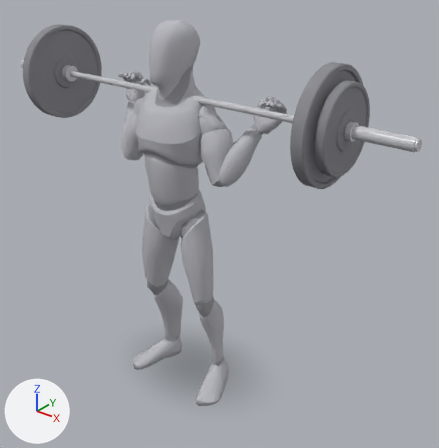
The glTF model app/src/main/assets/mannequins/back_squat_high_bar.glb as it was, and as the next commit left it.
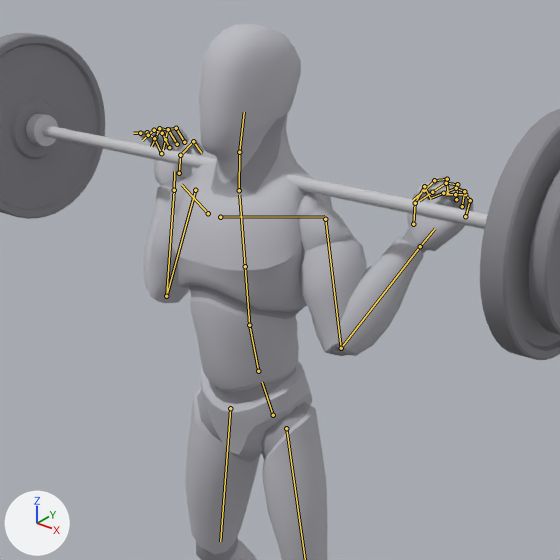
Each version appears first whole from a 50 mm camera at (1.77, -2.0, 2.15) aimed at (0.12, 0.07, 0.87), and next in a close-up on the part from 11% to 75% of the width and 2% to 65% of the height. The lights are fixed; the arrows at lower left show +X, +Y and +Z. The last two pictures show the newer version. Both versions are drawn at frame 0 of the action 'lowering'; the numbers are the values there. The bones that change, and the others that lie on the model, are drawn over the model as lines in the close-ups.

Names of what the first close-up shows: 'barbell_0', 'barbell_1', 'barbell_10', 'barbell_11', 'barbell_4', 'body', 'body_1'.
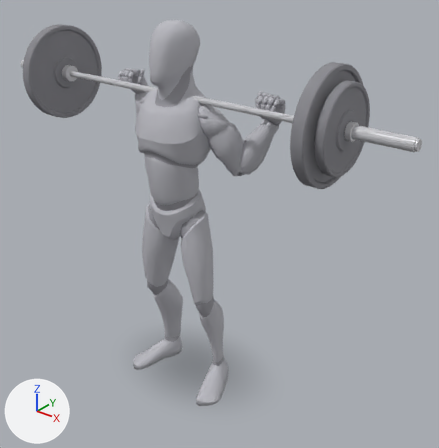
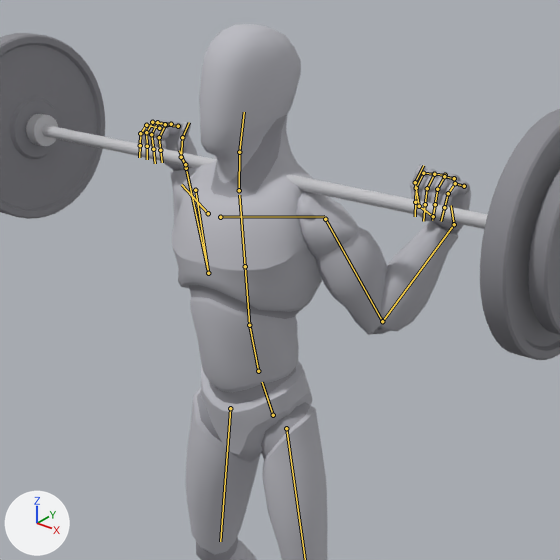
Changed parts and their boxes (x1, y1, x2, y2) in the close-ups (560 x 560 px):
'body', posed
    before: (139, 24, 474, 560)
    after: (138, 24, 471, 560)
'body_1', posed
    before: (150, 115, 473, 560)
    after: (139, 115, 470, 560)
bone 'upperarm_l', root to tip
    before: (325, 219) to (341, 348)
    after: (325, 219) to (382, 321)
bone 'lowerarm_l', root to tip
    before: (341, 348) to (420, 246)
    after: (382, 321) to (454, 224)
bone 'hand_l', root to tip
    before: (420, 246) to (435, 228)
    after: (454, 224) to (451, 205)
bone 'pinky_01_l', root to tip
    before: (465, 216) to (470, 200)
    after: (464, 186) to (455, 183)
bone 'pinky_02_l', root to tip
    before: (470, 200) to (465, 194)
    after: (455, 183) to (448, 193)
bone 'ring_02_l', root to tip
    before: (464, 191) to (456, 188)
    after: (444, 176) to (437, 189)
bone 'ring_03_l', root to tip
    before: (456, 188) to (443, 193)
    after: (437, 189) to (435, 204)
bone 'thumb_02_l', root to tip
    before: (415, 203) to (424, 186)
    after: (419, 206) to (415, 182)
bone 'thumb_03_l', root to tip
    before: (424, 186) to (430, 199)
    after: (415, 182) to (423, 165)
bone 'upperarm_r', root to tip
    before: (195, 190) to (166, 296)
    after: (195, 190) to (208, 273)
bone 'lowerarm_r', root to tip
    before: (166, 296) to (174, 190)
    after: (208, 273) to (186, 168)
bone 'hand_r', root to tip
    before: (174, 190) to (174, 171)
    after: (186, 168) to (179, 150)
bone 'pinky_01_r', root to tip
    before: (161, 153) to (154, 138)
    after: (159, 128) to (146, 125)
bone 'pinky_02_r', root to tip
    before: (154, 138) to (147, 132)
    after: (146, 125) to (140, 133)
bone 'ring_02_r', root to tip
    before: (162, 133) to (154, 130)
    after: (152, 122) to (146, 132)
bone 'ring_03_r', root to tip
    before: (154, 130) to (148, 135)
    after: (146, 132) to (147, 146)
bone 'thumb_02_r', root to tip
    before: (180, 155) to (193, 141)
    after: (181, 157) to (182, 137)
bone 'thumb_03_r', root to tip
    before: (193, 141) to (201, 153)
    after: (182, 137) to (189, 122)

What the commit changed:
Bone 'upperarm_l' (bone_upperarm_l) turns from (-22, -128, -56) to (28, -128, -96) degrees about its own x, y and z.
Bone 'lowerarm_l' (bone_lowerarm_l) turns from (128, 23, -27) to (110, 20, -43) degrees about its own x, y and z.
Bone 'hand_l' (bone_hand_l) turns from (-1, 0, 0) to (22, 17, -34) degrees about its own x, y and z.
Bone 'pinky_01_l' (bone_pinky_01_l) turns from (40, 0, 0) to (51, 0, 0) degrees about its own x, y and z.
Bone 'pinky_02_l' (bone_pinky_02_l) turns from (43, 0, 0) to (55, 0, 0) degrees about its own x, y and z.
Bone 'ring_02_l' (bone_ring_02_l) turns from (52, 0, 0) to (57, 0, 0) degrees about its own x, y and z.
Bone 'ring_03_l' (bone_ring_03_l) turns from (38, 0, 0) to (42, 0, 0) degrees about its own x, y and z.
Bone 'thumb_02_l' (bone_thumb_02_l) turns from (-13, -7, -48) to (2, 3, -45) degrees about its own x, y and z.
Bone 'thumb_03_l' (bone_thumb_03_l) turns from (-18, -16, -79) to (2, 3, -45) degrees about its own x, y and z.
Bone 'upperarm_r' (bone_upperarm_r) turns from (-22, 128, 56) to (28, 128, 96) degrees about its own x, y and z.
Bone 'lowerarm_r' (bone_lowerarm_r) turns from (128, -23, 27) to (110, -20, 43) degrees about its own x, y and z.
Bone 'hand_r' (bone_hand_r) turns from (-1, 0, 0) to (22, -17, 34) degrees about its own x, y and z.
Bone 'pinky_01_r' (bone_pinky_01_r) turns from (40, 0, 0) to (51, 0, 0) degrees about its own x, y and z.
Bone 'pinky_02_r' (bone_pinky_02_r) turns from (43, 0, 0) to (55, 0, 0) degrees about its own x, y and z.
Bone 'ring_02_r' (bone_ring_02_r) turns from (52, 0, 0) to (57, 0, 0) degrees about its own x, y and z.
Bone 'ring_03_r' (bone_ring_03_r) turns from (38, 0, 0) to (42, 0, 0) degrees about its own x, y and z.
Bone 'thumb_02_r' (bone_thumb_02_r) turns from (-13, 7, 48) to (2, -3, 45) degrees about its own x, y and z.
Bone 'thumb_03_r' (bone_thumb_03_r) turns from (-18, 16, 79) to (2, -3, 45) degrees about its own x, y and z.
